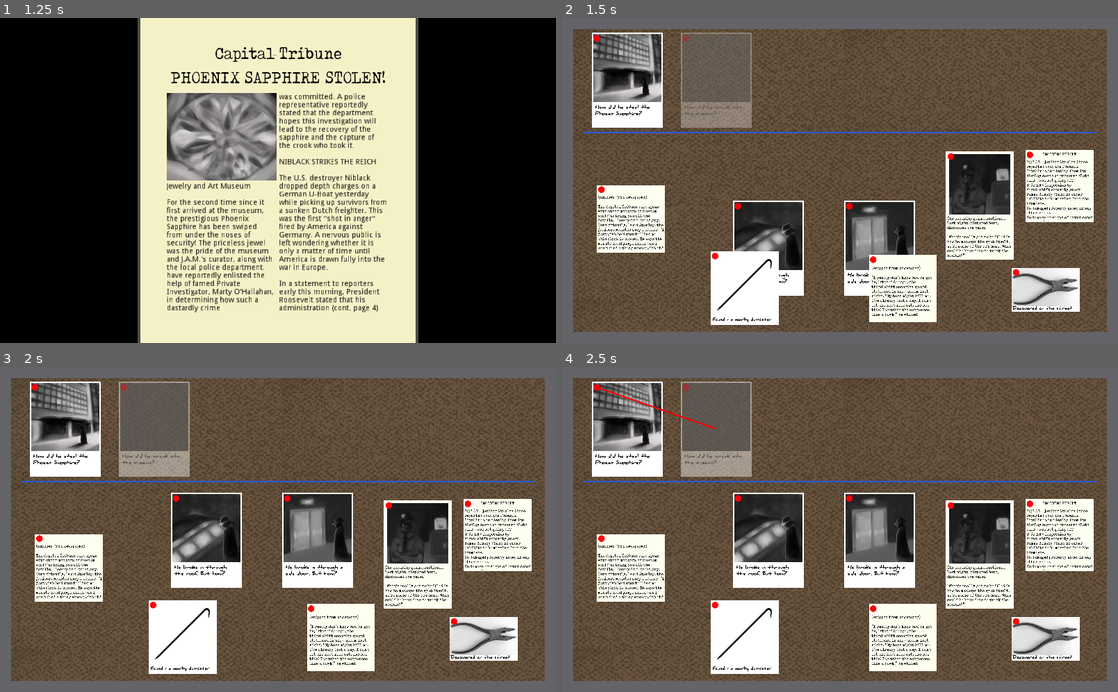
Above: before the commit, frames 1-4 (two rows, left to right).
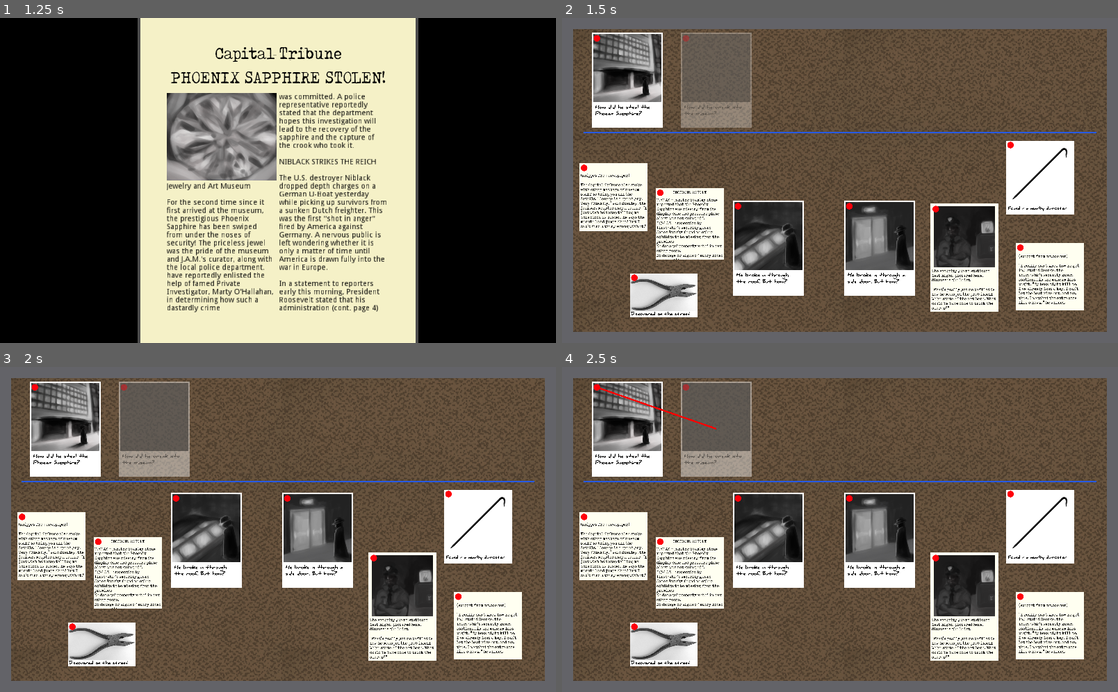
Above: after the commit, the same moments.

Repository: IanWark/VGADGameJamWinter2019
Game: Godot game, scene res://scenes/MainMenu.tscn
Two runs of this game, one before a commit and one after it. Both use one fixed random seed, a clock stepped at 60 frames per second and the inputs below. Sound files missing from this copy of the repository are replaced by a short silence.
Inputs (mouse positions are in pixels of both pictures, inside the frame that each line leads up to):
- Up to frame 1 (1.25 s): click "PLAY" at 0.5 s
- Up to frame 2 (1.5 s): tap Enter at 1.25 s; move the mouse to (962, 164) at 1.27 s; press the mouse at (962, 164) at 1.28 s
- Up to frame 3 (2 s): no input
- Up to frame 4 (2.5 s): release the mouse at (962, 513) at 2 s; drag from (595, 386) to (717, 428) at 2.02 s

Frame 1 is identical in both runs. In frame 2, 21% of the frame differs, in the area x 3-96%, y 37-95%; in frame 3, 22%; in frame 4, 22%.

Commit message:
Scramble clues

Diff:
--- a/scenes/MainMenu.tscn
+++ b/scenes/MainMenu.tscn
@@ -21,7 +21,7 @@
 font_data = ExtResource( 3 )
 _sections_unfolded = [ "Extra Spacing", "Font", "Settings" ]
 
-[node name="MarginContainer" type="MarginContainer" index="0"]
+[node name="MarginContainer" type="MarginContainer"]
 
 anchor_left = 0.0
 anchor_top = 0.0
--- a/scenes/game_screen.tscn
+++ b/scenes/game_screen.tscn
@@ -60,7 +60,7 @@
 "values": [ Color( 0, 0, 0, 0 ), Color( 0, 0, 0, 1 ) ]
 }
 
-[node name="Main" type="Node"]
+[node name="Main" type="Node" index="0"]
 
 script = ExtResource( 1 )
 _sections_unfolded = [ "Margin" ]
@@ -326,27 +326,27 @@
 
 [node name="crowbar" parent="." index="8" instance=ExtResource( 8 )]
 
-position = Vector2( 336.41, 493.799 )
+position = Vector2( 880.41, 288.799 )
 
 [node name="key" parent="." index="9" instance=ExtResource( 9 )]
 
-position = Vector2( 627.469, 500.335 )
+position = Vector2( 898.469, 478.335 )
 
 [node name="panel" parent="." index="10" instance=ExtResource( 10 )]
 
-position = Vector2( 768.891, 345.73 )
+position = Vector2( 740.891, 442.73 )
 
 [node name="clock" parent="." index="11" instance=ExtResource( 11 )]
 
-position = Vector2( 127, 371 )
+position = Vector2( 95, 331 )
 
 [node name="damage" parent="." index="12" instance=ExtResource( 12 )]
 
-position = Vector2( 916.137, 310.177 )
+position = Vector2( 235.137, 380.177 )
 
 [node name="wirecutters" parent="." index="13" instance=ExtResource( 13 )]
 
-position = Vector2( 890.643, 497.045 )
+position = Vector2( 187.643, 507.045 )
 
 [node name="AudioStreamPlayer" type="AudioStreamPlayer" parent="." index="14"]
 
